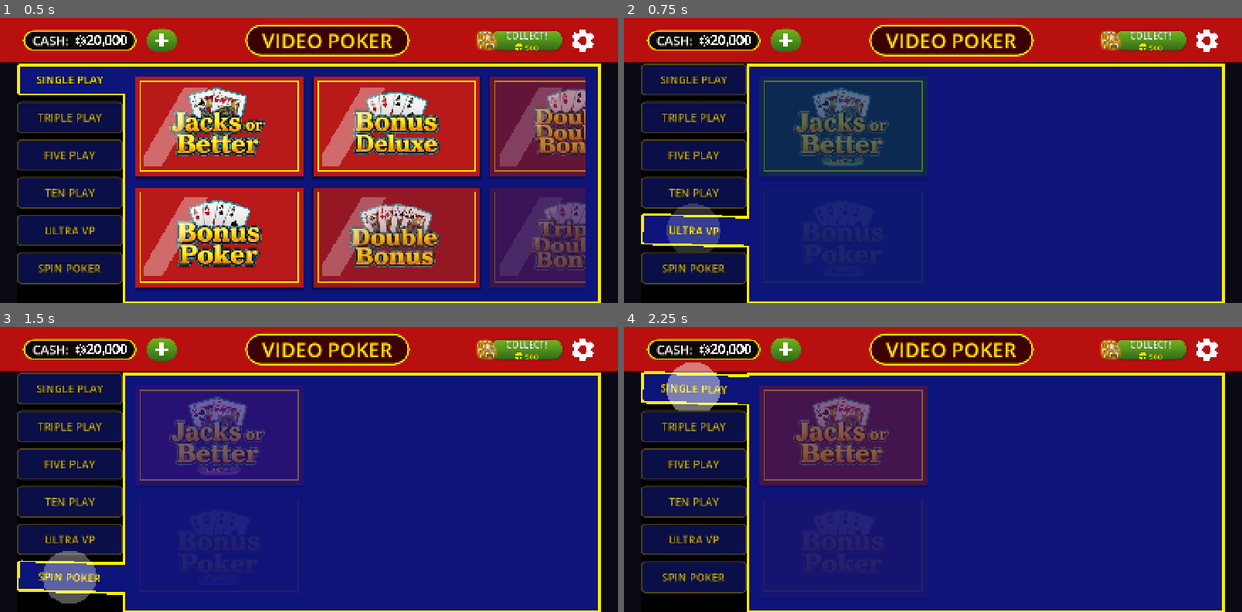
Above: before the commit, frames 1-4 (two rows, left to right).
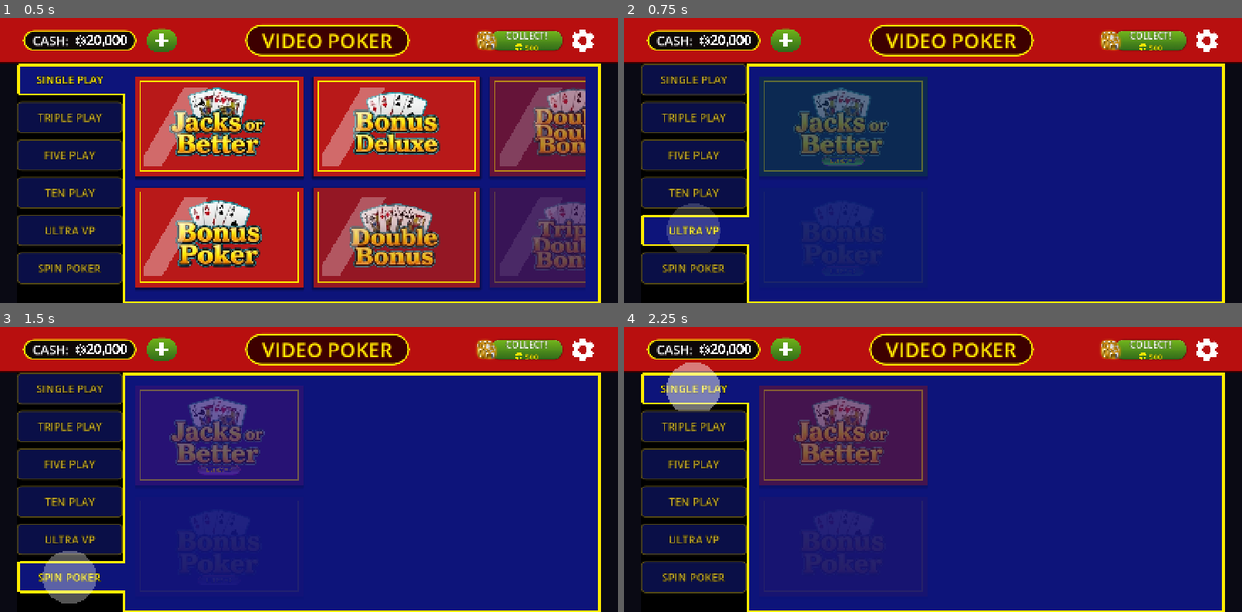
Above: after the commit, the same moments.

Repository: Vadosina-git/video-poker
Game: Godot game, scene res://scenes/main.tscn
Two runs of this game, one before a commit and one after it. Both use one fixed random seed, a clock stepped at 60 frames per second and the inputs below.
Inputs:
- Up to frame 1 (0.5 s): no input
- Up to frame 2 (0.75 s): click "ULTRA VP" at 0.5 s
- Up to frame 3 (1.5 s): click "SPIN POKER" at 1.25 s
- Up to frame 4 (2.25 s): click "SINGLE PLAY" at 2 s

Frame 1 is identical in both runs. In frame 2, 0.2% of the frame differs, in the area x 2-21%, y 65-81%; in frame 3, 0.3%, in the area x 2-21%, y 81-95%; in frame 4, 0.3%.

Commit message:
anim 1.4 tune: tab wiggle –51% amplitude, 1.5x speed
Final: -1.225°/+0.98°, 0.053/0.06/0.067s. Total ~0.12s.

Co-Authored-By: Claude Opus 4.7 (1M context) <noreply@anthropic.com>

Diff:
--- a/scripts/lobby_manager.gd
+++ b/scripts/lobby_manager.gd
@@ -288,9 +288,9 @@
 		btn.pivot_offset = btn.size * 0.5
 		var tw := btn.create_tween()
 		tw.set_trans(Tween.TRANS_SINE).set_ease(Tween.EASE_OUT)
-		tw.tween_property(btn, "rotation", deg_to_rad(-2.5), 0.08).from(0.0)
-		tw.tween_property(btn, "rotation", deg_to_rad(2.0), 0.09)
-		tw.tween_property(btn, "rotation", 0.0, 0.1)
+		tw.tween_property(btn, "rotation", deg_to_rad(-1.225), 0.053).from(0.0)
+		tw.tween_property(btn, "rotation", deg_to_rad(0.98), 0.06)
+		tw.tween_property(btn, "rotation", 0.0, 0.067)
 
 
 func _style_sidebar_btn(btn: Button, active: bool) -> void:
